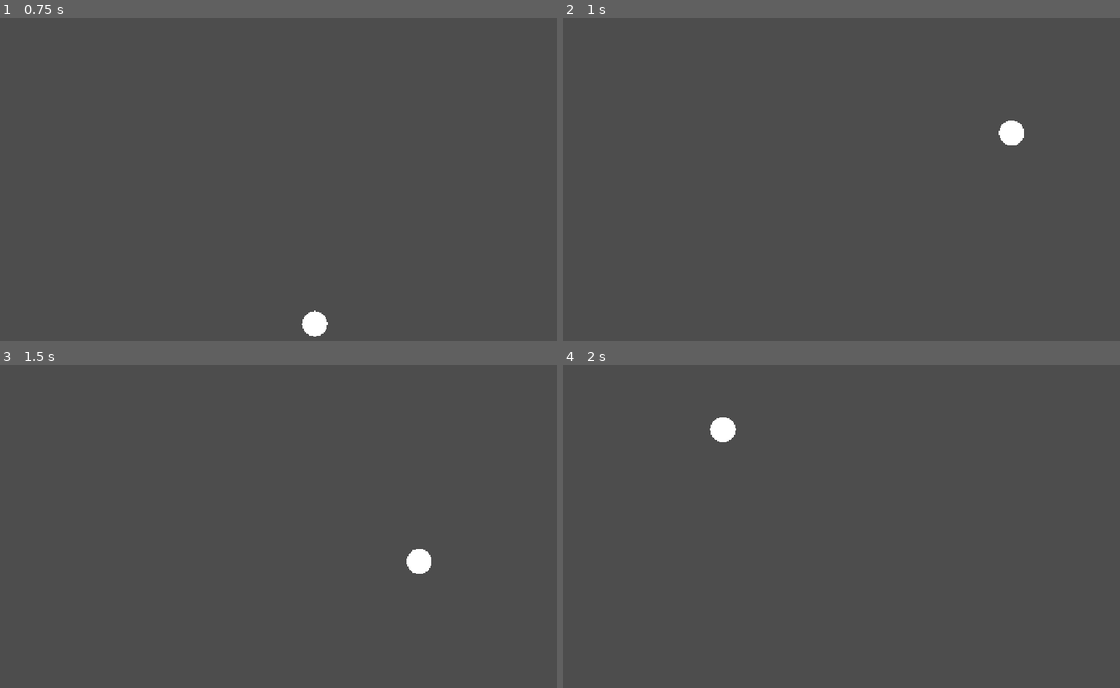
Above: before the commit, frames 1-4 (two rows, left to right).
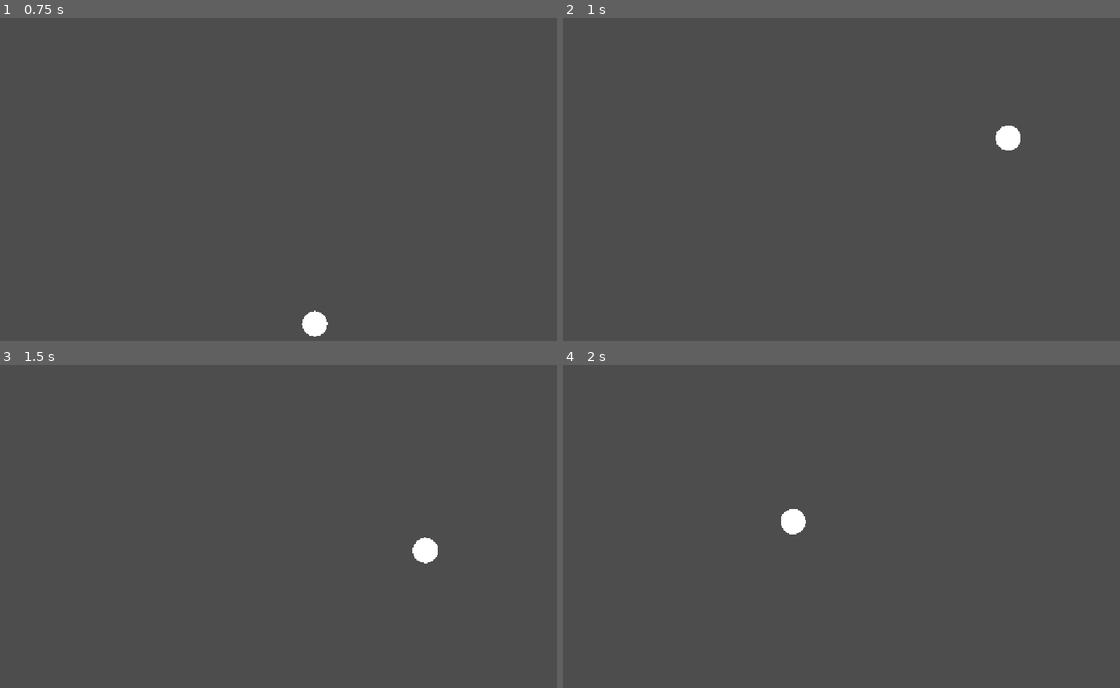
Above: after the commit, the same moments.

Repository: luiigi2000/boom-perry
Game: Godot game, scene res://Scenes/main.tscn
Same seed, same stepped clock (60 frames per second), same inputs: the game is played once before the commit and once after it.
Inputs (mouse positions are in pixels of both pictures, inside the frame that each line leads up to):
- Up to frame 1 (0.75 s): tap Enter at 0.5 s; move the mouse to (395, 160) at 0.52 s; hold D (parry_right) from 0.53 s (still down); hold Space (parry) from 0.53 s (still down); click (395, 160) at 0.67 s
- Up to frame 2 (1 s): keep holding D (parry_right); keep holding Space (parry)
- Up to frame 3 (1.5 s): move the mouse to (150, 539) at 1.27 s; release D (parry_right) at 1.28 s; release Space (parry) at 1.28 s; hold S (parry_down) from 1.28 s (still down); tap Space (parry) at 1.35 s; click (150, 539) at 1.42 s
- Up to frame 4 (2 s): keep holding S (parry_down)

Frame 1 is identical in both runs. In frame 2, 0.2% of the frame differs, in the area x 77-83%, y 31-41%; in frame 3, 0.3%; in frame 4, 0.6%, in the area x 26-44%, y 16-53%.

Commit message:
Modifiers
You can now gain double speed if you perfect parry. You negate speed if you fail a parry. There is also a reset timer.

Diff:
--- a/Scenes/RigidBodies/boomerang.tscn
+++ b/Scenes/RigidBodies/boomerang.tscn
@@ -14,6 +14,8 @@
 [node name="Boomerang" type="RigidBody2D" unique_id=1919967858]
 physics_material_override = SubResource("PhysicsMaterial_l2u2a")
 continuous_cd = 2
+contact_monitor = true
+max_contacts_reported = 1
 script = ExtResource("1_l2u2a")
 
 [node name="MeshInstance2D" type="MeshInstance2D" parent="." unique_id=1118304701]
@@ -31,12 +33,12 @@
 shape = SubResource("CircleShape2D_ig7tw")
 
 [node name="ParryMargin" type="Timer" parent="." unique_id=2081744366]
-wait_time = 0.5
+wait_time = 0.3
 
-[node name="ParryCooldown" type="Timer" parent="." unique_id=391462862]
-wait_time = 2.0
+[node name="ResetTimer" type="Timer" parent="." unique_id=1330883421]
+wait_time = 5.0
 
 [connection signal="area_entered" from="Area2D" to="." method="_on_area_2d_area_entered"]
 [connection signal="body_entered" from="Area2D" to="." method="_on_area_2d_body_entered"]
 [connection signal="timeout" from="ParryMargin" to="." method="_on_parry_margin_timeout"]
-[connection signal="timeout" from="ParryCooldown" to="." method="_on_parry_cooldown_timeout"]
+[connection signal="timeout" from="ResetTimer" to="." method="_on_reset_timer_timeout"]
--- a/Scripts/boomerang.gd
+++ b/Scripts/boomerang.gd
@@ -1,43 +1,63 @@
 extends RigidBody2D
 
 @onready var parry_margin = $ParryMargin
-@onready var parry_cd = $ParryCooldown
 var missed_parry = true
 var parry_debounce = true
-var SPEED = 2
+var SPEED = 2000
 var direction: Vector2
+var multiplier_count = 5
 # Called when the node enters the scene tree for the first time.
 func _ready() -> void:
 	#print(get_global_mouse_position()-global_position)
-	linear_velocity = (get_global_mouse_position()-global_position)*SPEED
+	linear_velocity = (get_global_mouse_position()-global_position)*2
 
 
 func _unhandled_input(event: InputEvent) -> void:
-	direction = Vector2.ZERO
-	#direction = Input.get_vector("parry_left","parry_right","parry_down","parry_up")*SPEED
-	if Input.is_action_just_pressed("parry"):
-		direction = Vector2(1,1) * SPEED
-
-	if direction != Vector2.ZERO:
+	if parry_debounce and event.is_action_pressed("parry"):
 		parry_debounce = false
 		parry_margin.start()
-		parry_cd.start()
+		parry_debounce = false
 
-func _on_parry_cooldown_timeout() -> void:
-	parry_debounce = true
 
 
 
 func _on_parry_margin_timeout() -> void:
 	if missed_parry:
-		linear_velocity /= (SPEED/2)
+		negate_speed()
 	missed_parry = true
 	parry_margin.stop()
 
-
+func _physics_process(delta: float) -> void:
+	var bodies = get_colliding_bodies()
+	if bodies.size() > 0 and $ResetTimer.is_stopped():
+		$ResetTimer.start()
+	elif bodies.size() == 0:
+		$ResetTimer.stop()
 
 func _on_area_2d_body_entered(body: Node2D) -> void:
 	if not parry_margin.is_stopped():
-		linear_velocity = linear_velocity.normalized() * 2000
+		SPEED = wrap(SPEED,0,10000)
+		linear_velocity = linear_velocity.normalized() * SPEED
+		increase_multiplier_count(true)
 		missed_parry = false
-		parry_margin.stop()
+	else:
+		negate_speed()
+	parry_debounce = true
+
+func negate_speed():
+	SPEED -= 50
+	increase_multiplier_count(false)
+
+func increase_multiplier_count(increase):
+	if increase:
+		multiplier_count -= 1
+		if multiplier_count <= 0:
+			multiplier_count = 5
+			SPEED *= 2
+			linear_velocity = linear_velocity.normalized() * SPEED
+			print("SPEEED")
+	else:
+		multiplier_count = 5
+
+func _on_reset_timer_timeout() -> void:
+	get_tree().reload_current_scene()
